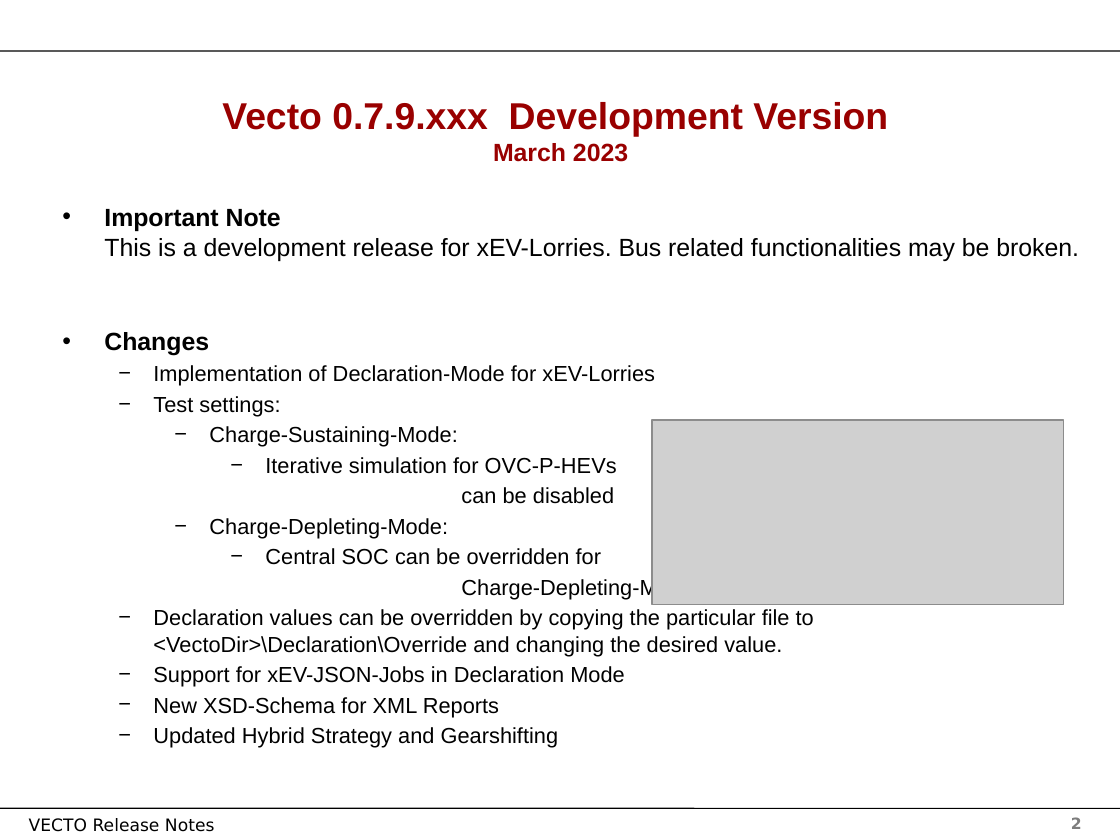
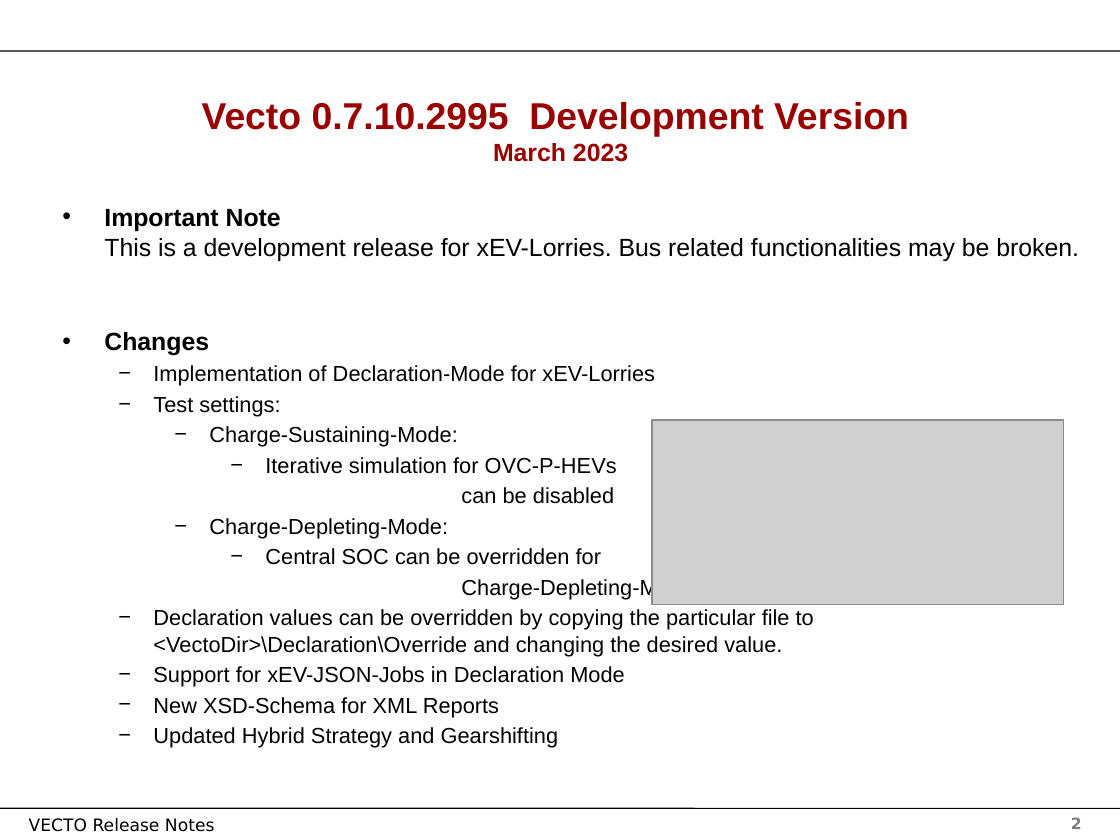
Before and after one commit to tanawadeatharva/BharatVECTO, a slide deck: slide 2 of Documentation/User Manual Source/Release Notes Vecto3.x.pptx. Drawn at 1120x840 pixels with LibreOffice and Linux fonts; fonts in the diff are those of the drawing; grey boxes stand for pictures; background and template pictures are left out. Boxes give left, top, right and bottom in pixels: in the first picture for what was removed or moved away, otherwise in the second. Text is boxed around its words. In the diff, an @@ line names an element or a change of style, - is before the commit and + after.

```diff
--- a/Documentation/User Manual Source/Release Notes Vecto3.x.pptx
+++ b/Documentation/User Manual Source/Release Notes Vecto3.x.pptx
@@ title at [202,102,909,162]: text changed @@
-Vecto 0.7.9.xxx Development Version
-March 2023
+Vecto 0.7.10.2995 Development Version
+March 2023
```
Also in this commit, not shown: 1 other slide changed, 1 other file.
